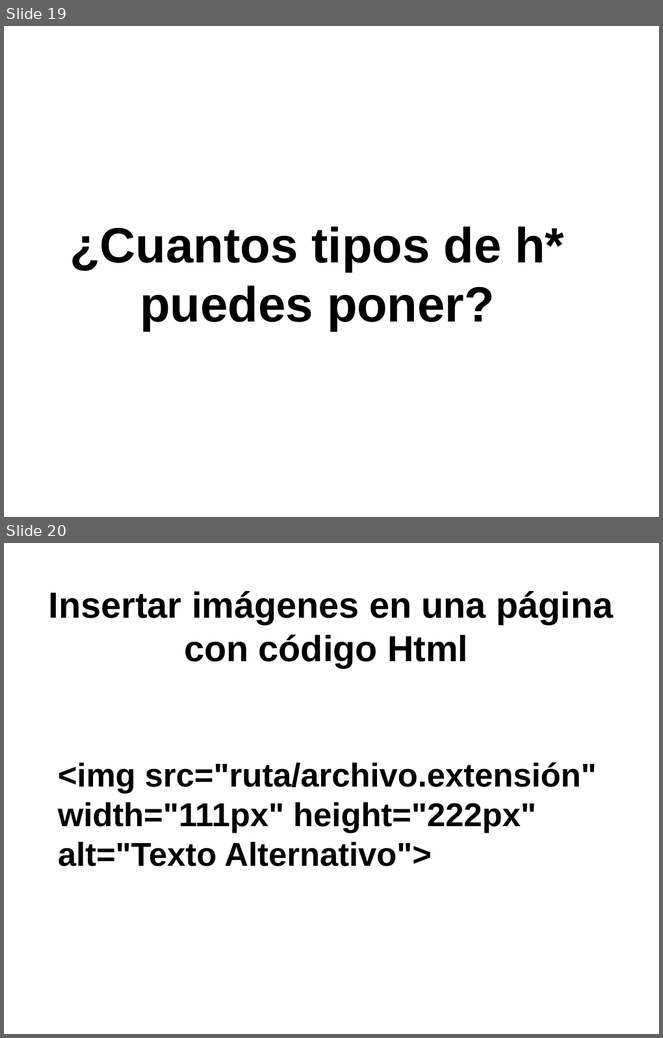
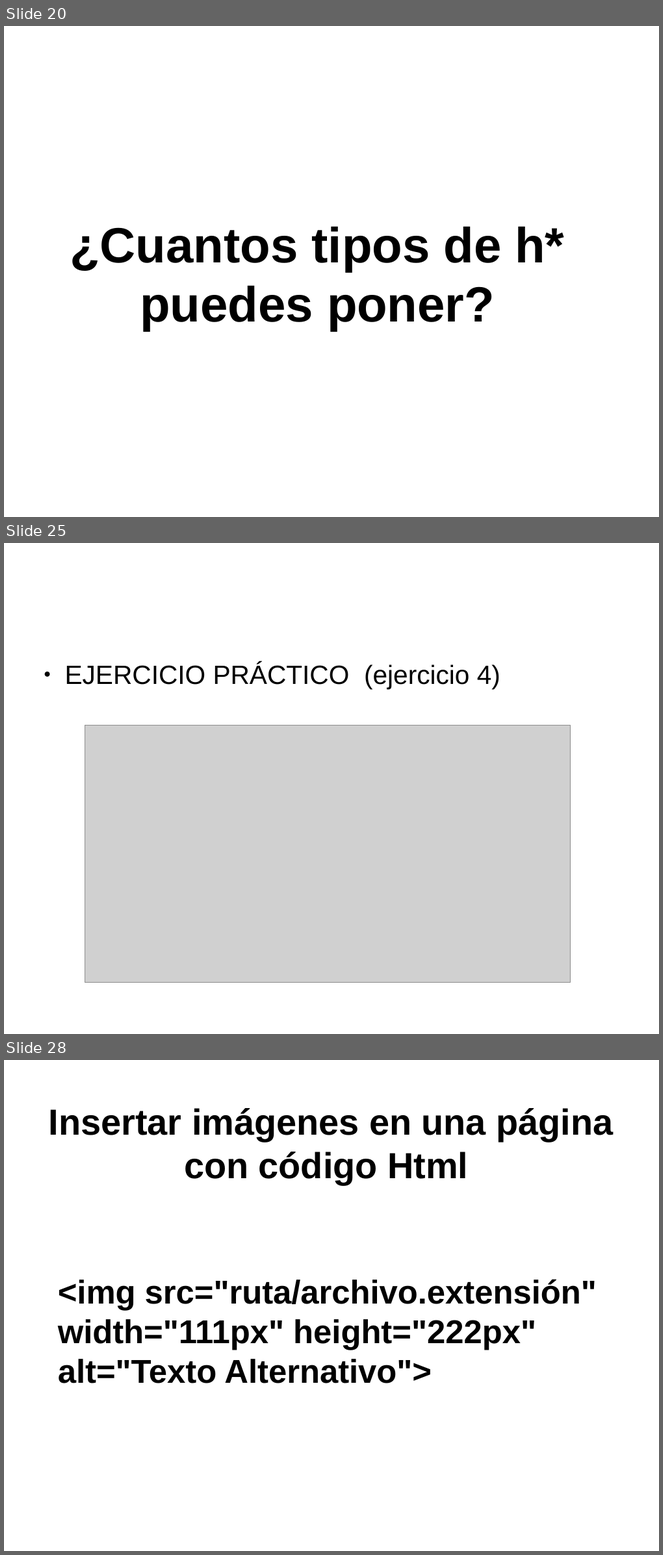
Before and after one commit to toblerone554/CampusInfantil2016, a slide deck: Veteranos/html/PresentaciónHTML.odp. Shown one above the other, each under a label of ours: slides 19 and 20 before the commit, slides 20, 25 and 28 after it; the slides between them are not shown. The pictures are 663x1038 and 663x1555 pixels, drawn with LibreOffice and Linux fonts; fonts in the diff are those of the drawing; grey boxes stand for pictures. Boxes give left, top, right and bottom in pixels: in the first picture for what was removed or moved away, otherwise in the second. Text is boxed around its words. In the diff, an @@ line names an element or a change of style, - is before the commit and + after.

Commit message:
Subidos ejercicios practicos HTML

```diff
--- a/Veteranos/html/PresentaciónHTML.odp
+++ b/Veteranos/html/PresentaciónHTML.odp
@@ slide 25 added at [4,543,659,1034], background #FFFFFF @@
@@ text added at [65,663,501,689], 32 pt, text #000000 @@
+● EJERCICIO PRÁCTICO (ejercicio 4)
@@ picture added at [85,726,571,983] @@
@@ what was slide 19 is now slide 20 @@
@@ what was slide 20 is now slide 28 @@
```
Also in this commit, not shown: 6 slides changed, 9 other slides added, 18 other files.
